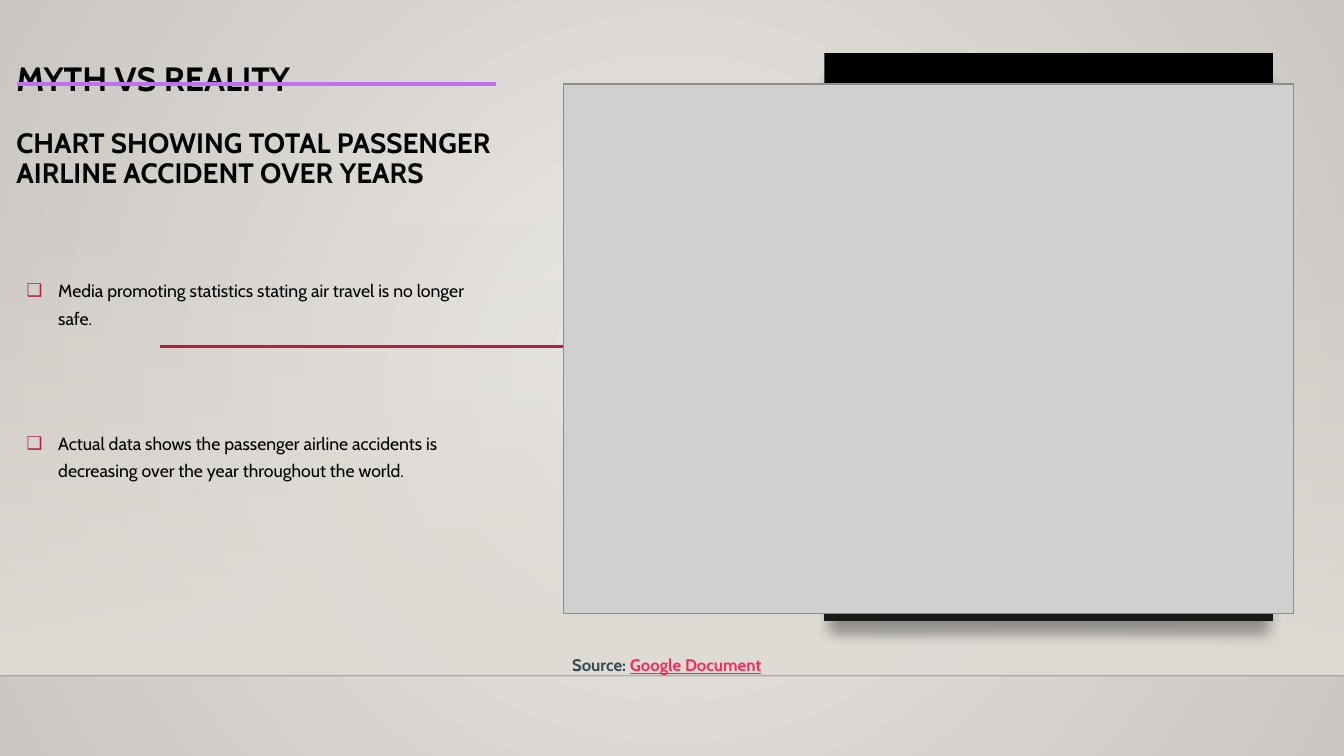
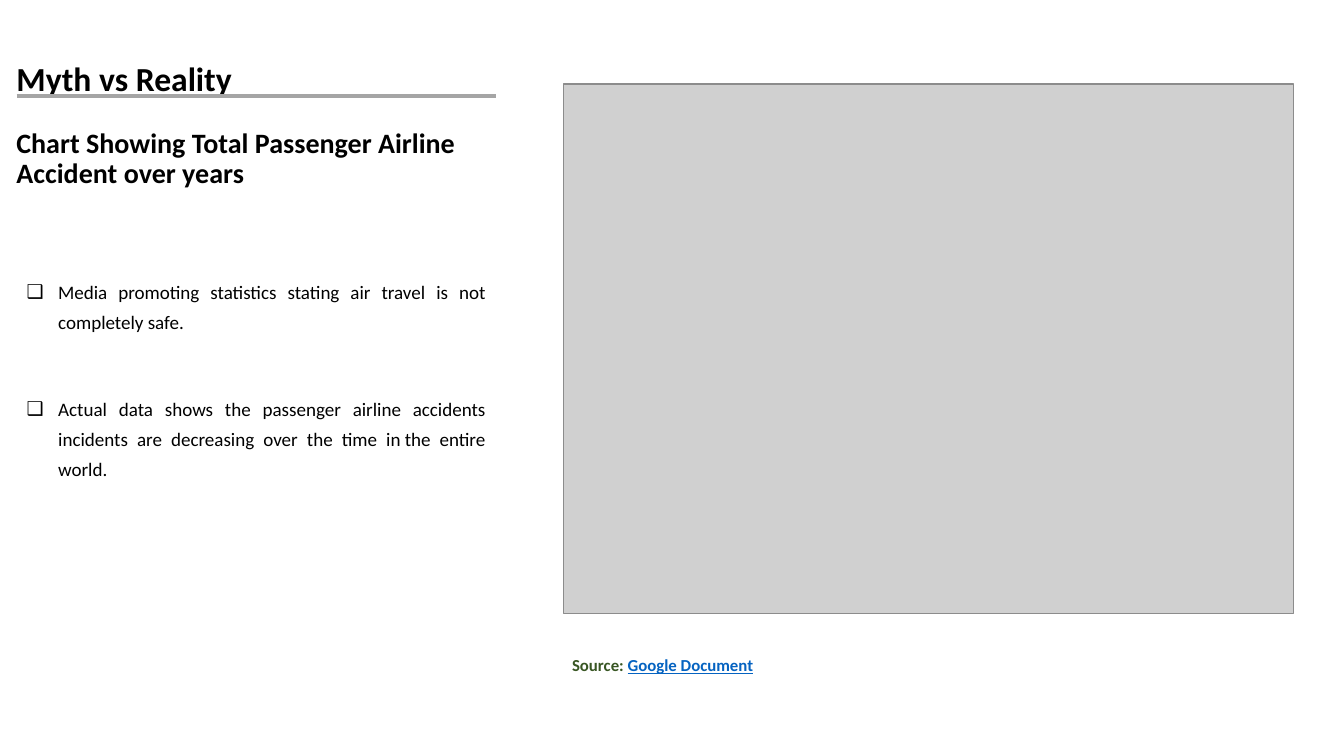
Before and after one commit to vjjampani/vjjampani, a slide deck: slide 3 of DSC-640/TermProject/Task-2/DSC640_Venkat Jagadeesh Jampani_Task2.pptx. Drawn at 1344x756 pixels with LibreOffice and Linux fonts; fonts in the diff are those of the drawing; grey boxes stand for pictures; background and template pictures are left out. Boxes give left, top, right and bottom in pixels: in the first picture for what was removed or moved away, otherwise in the second. Text is boxed around its words. In the diff, an @@ line names an element or a change of style, - is before the commit and + after.

```diff
--- a/DSC-640/TermProject/Task-2/DSC640_Venkat Jagadeesh Jampani_Task2.pptx
+++ b/DSC-640/TermProject/Task-2/DSC640_Venkat Jagadeesh Jampani_Task2.pptx
@@ background gradient #ECEAE7 to #CAC7C1 to #FFFFFF @@
@@ rectangle removed at <box>825,53,1273,621</box> @@
@@ title at <box>16,67,455,188</box>: text changed; font Cabin to Calibri @@
-MYTH VS REALITY
-CHART SHOWING TOTAL PASSENGER AIRLINE ACCIDENT OVER YEARS
+Myth vs Reality
+Chart Showing Total Passenger Airline Accident over years
@@ line moved from (16, 84) - (495, 84) to (16, 96) - (495, 96) @@
@@ line (16, 96) - (495, 96): stroke #BC72F0 3 pt to #A5A5A5 3 pt @@
@@ rectangle removed at <box>0,223,1344,676</box> @@
@@ text at <box>58,285,486,476</box>: text changed; size 12.6 to 13.6 pt; font Cabin to Calibri @@
-❑ Media promoting statistics stating air travel is no longer safe.
-❑ Actual data shows the passenger airline accidents is decreasing over the year throughout the world.
+❑ Media promoting statistics stating air travel is not completely safe.
+❑ Actual data shows the passenger airline accidents incidents are decreasing over the time in the entire world.
@@ line removed from (159, 347) to (769, 347) @@
@@ text "Source: Google Document" at <box>572,659,753,674</box>: font Cabin to Calibri; text colour #334A51 to #385723 in "Source:"; text colour #FA2B5C to #0563C1 in "Google Document" @@
@@ line removed from (0, 676) to (1344, 676) @@
```
Also in this commit, not shown: 11 other slides changed.
